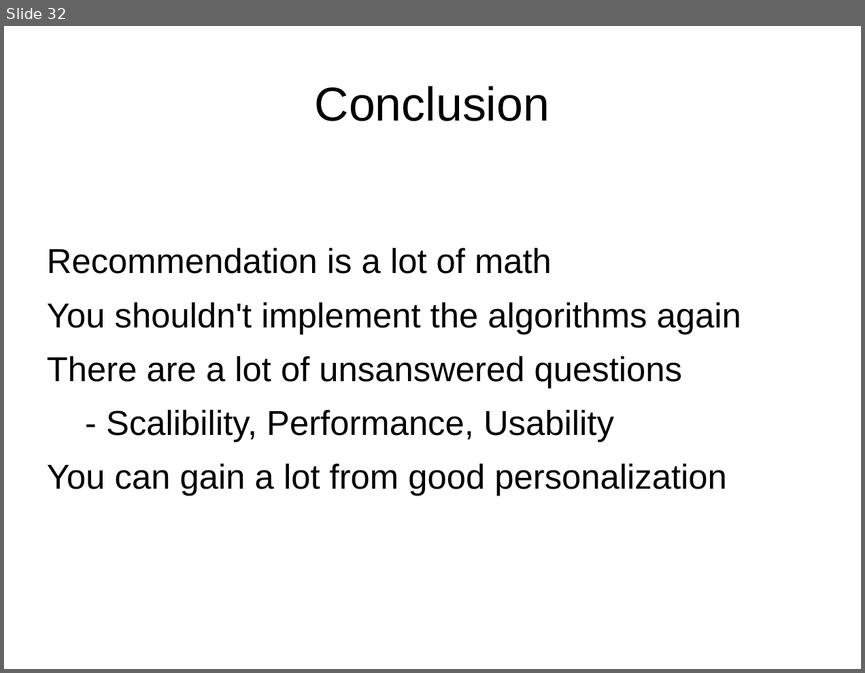
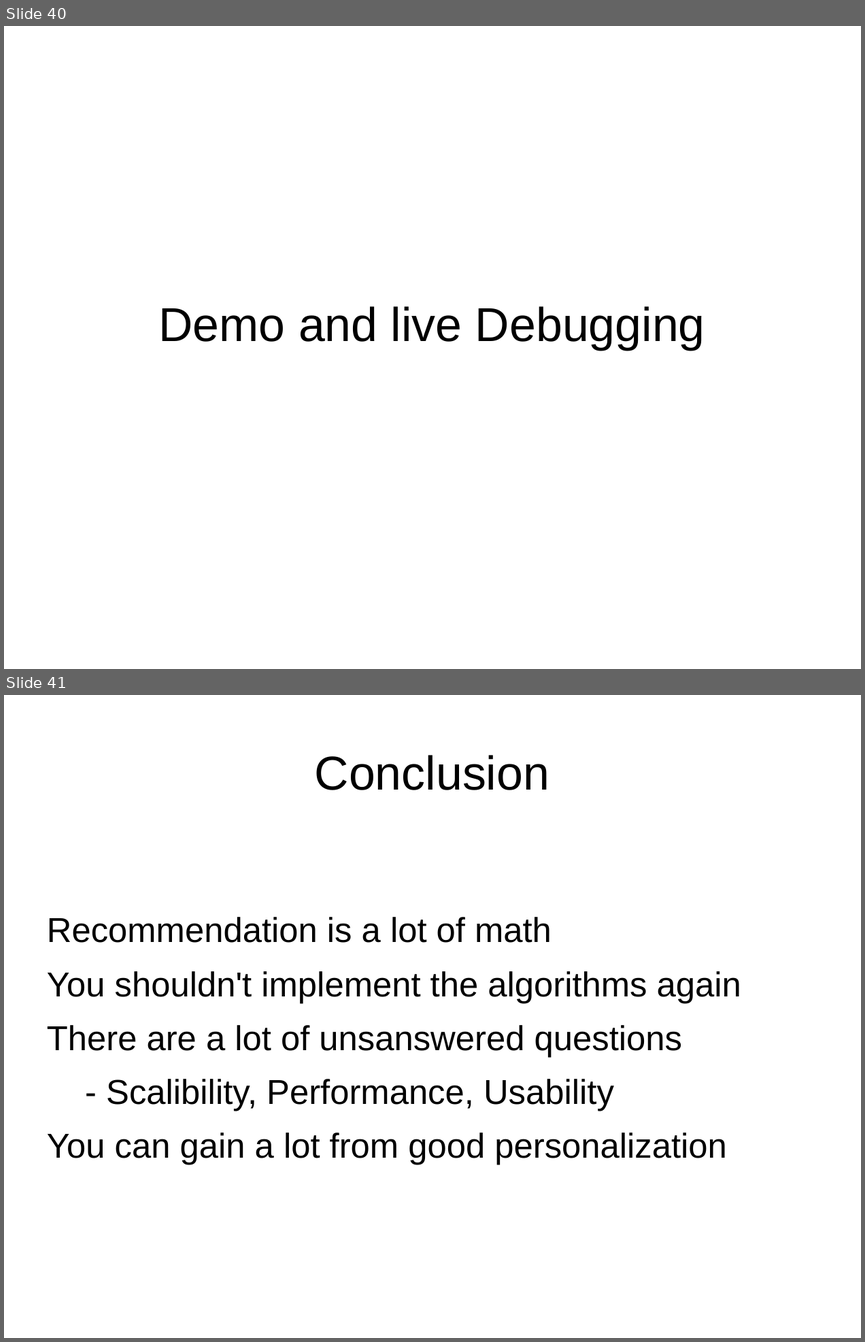
Before and after one commit to ManuelB/facebook-recommender-demo, a slide deck: docs/Talk-BedCon-Berlin-2012.odp. Shown one above the other, each under a label of ours: slide 32 before the commit, slides 40 and 41 after it. The pictures are 865x673 and 865x1342 pixels, drawn with LibreOffice and Linux fonts; fonts in the diff are those of the drawing; background and template pictures are left out. Boxes give left, top, right and bottom in pixels: in the first picture for what was removed or moved away, otherwise in the second. Text is boxed around its words. In the diff, an @@ line names an element or a change of style, - is before the commit and + after.

```diff
--- a/docs/Talk-BedCon-Berlin-2012.odp
+++ b/docs/Talk-BedCon-Berlin-2012.odp
@@ slide 40 added at (4,26,861,669), background picture (left out) @@
@@ title added at (158,306,705,350), 44 pt, text #000000 @@
+Demo and live Debugging
@@ what was slide 32 is now slide 41 @@
```
Also in this commit, not shown: 9 slides changed, 10 other slides added, 2 slides removed, 7 other files.
